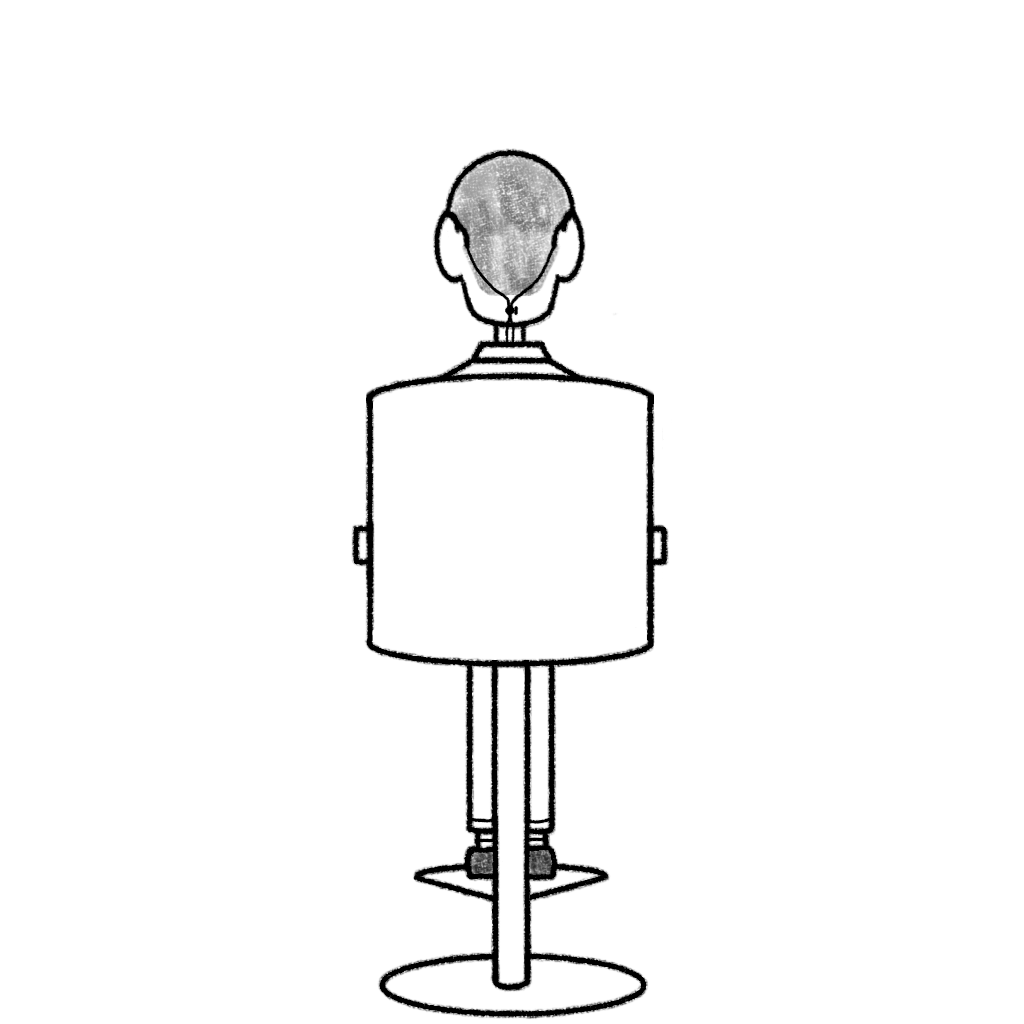
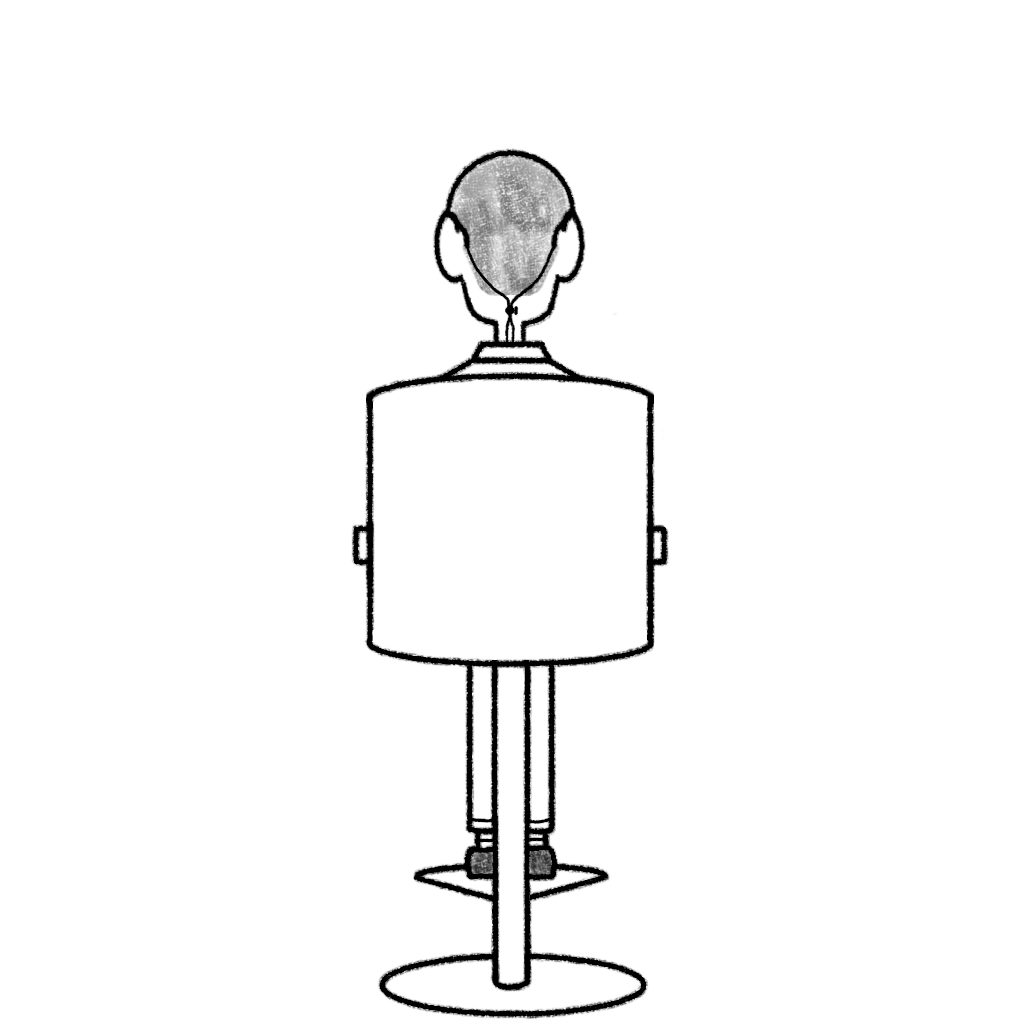
Comparing the layer stacks of the two w=1024, h=1024 images. Changes:
painted on "Head Layer" over [496, 319, 524, 334]
painted on "Shirt Layer" over [496, 319, 524, 334]
painted on "Shoe Layer" over [496, 319, 524, 334]
painted on "Chair" over [496, 319, 524, 334]